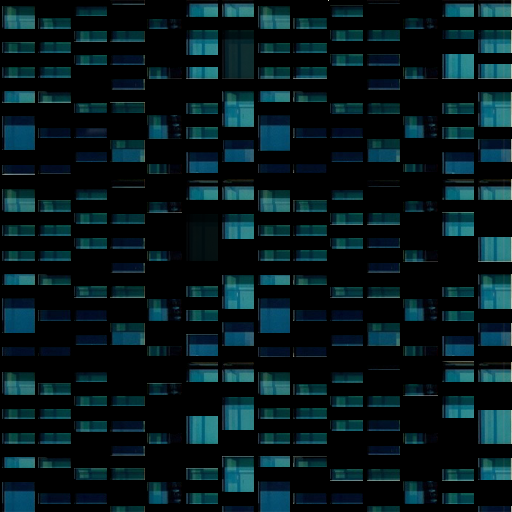
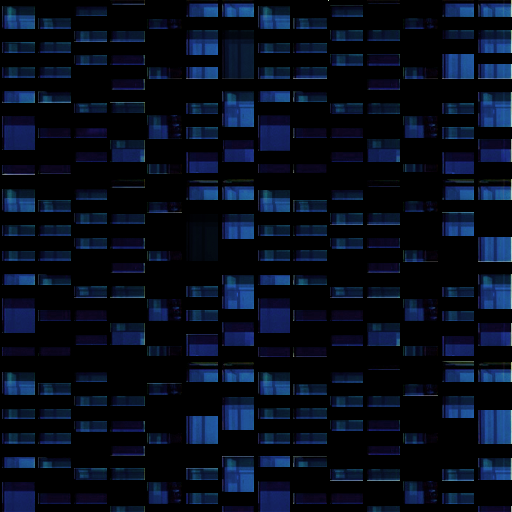
Layered file, before and after one edit (512x512). Changes by layer:
painted on "Layer 1" over [2, 0, 512, 512]
